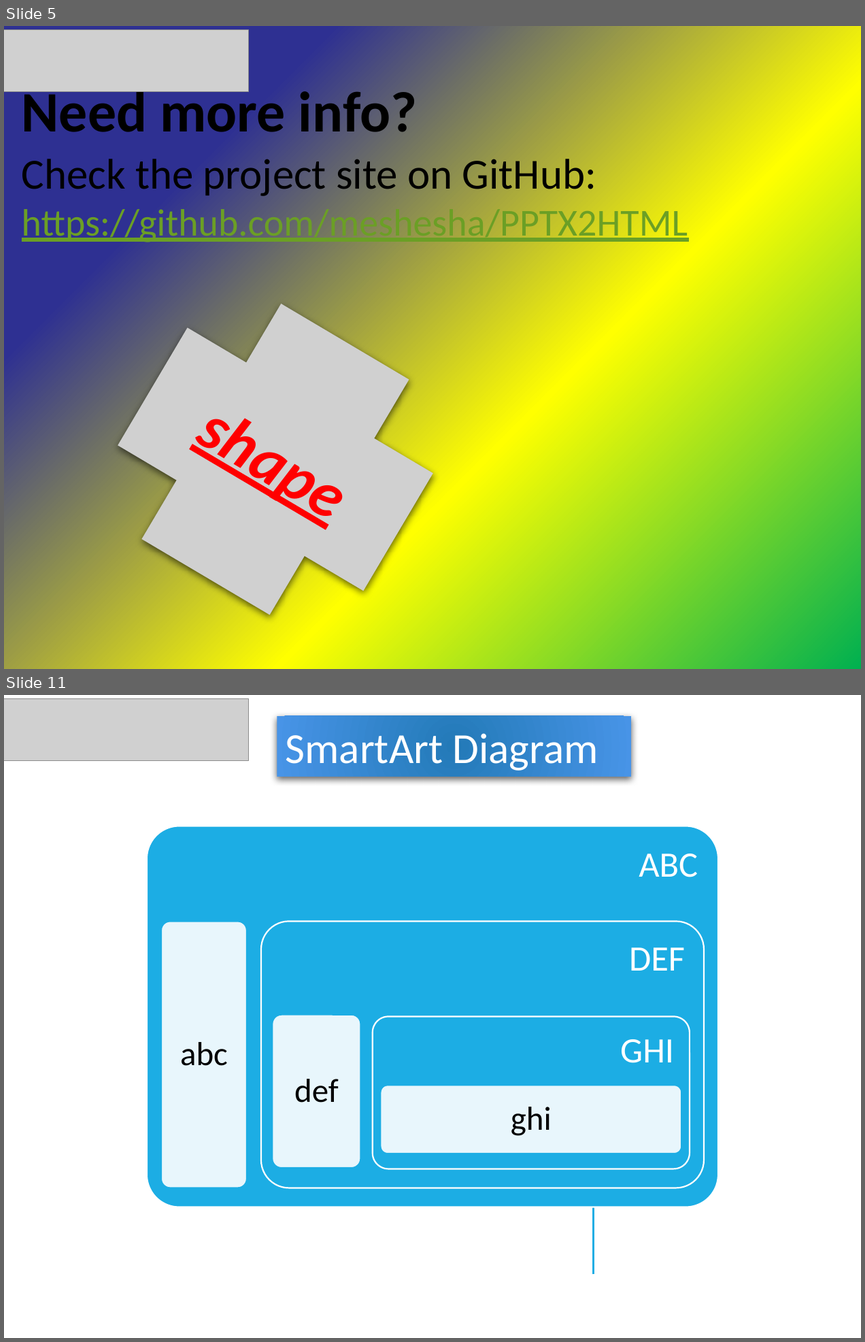
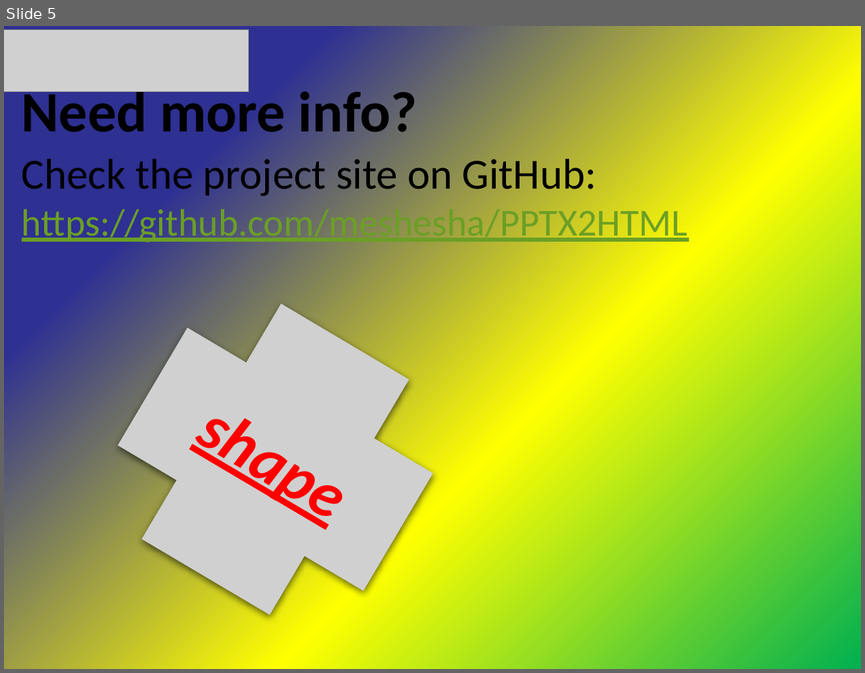
Before and after one commit to meshesha/meshesha.github.io, a slide deck: pptxjs/Sample_12.pptx. Shown one above the other, each under a label of ours: slides 5 and 11 before the commit, slide 5 after it; the slides between them are not shown. The pictures are 865x1342 and 865x673 pixels, drawn with LibreOffice and Linux fonts; fonts in the diff are those of the drawing; grey boxes stand for pictures; background and template pictures are left out. Boxes give left, top, right and bottom in pixels: in the first picture for what was removed or moved away, otherwise in the second. Text is boxed around its words. In the diff, an @@ line names an element or a change of style, - is before the commit and + after.

```diff
--- a/pptxjs/Sample_12.pptx
+++ b/pptxjs/Sample_12.pptx
@@ slide 11 removed at [4,695,861,1338], background picture (left out) @@
@@ picture removed at [4,698,248,760] @@
@@ rectangle removed at [277,715,631,777] @@
-SmartArt Diagram
@@ group removed at [147,826,719,1206]: 6 rounded rectangles, 6 texts @@
-ABC
-abc
-DEF
-def
-GHI
-ghi
@@ line removed from (594, 1274) to (594, 1189) @@
```
Also in this commit, not shown: 3 slides changed, 1 other slide removed.
